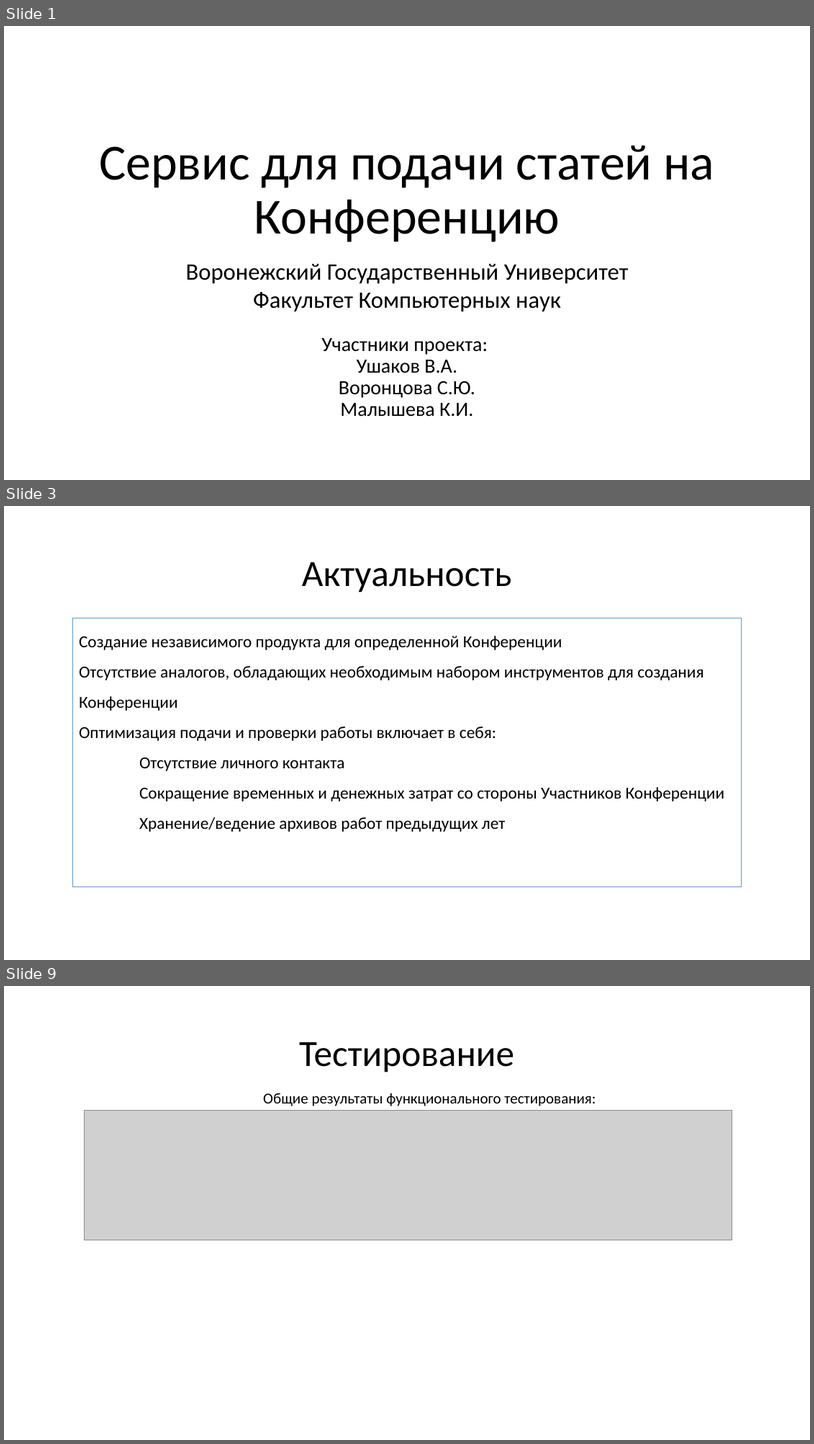
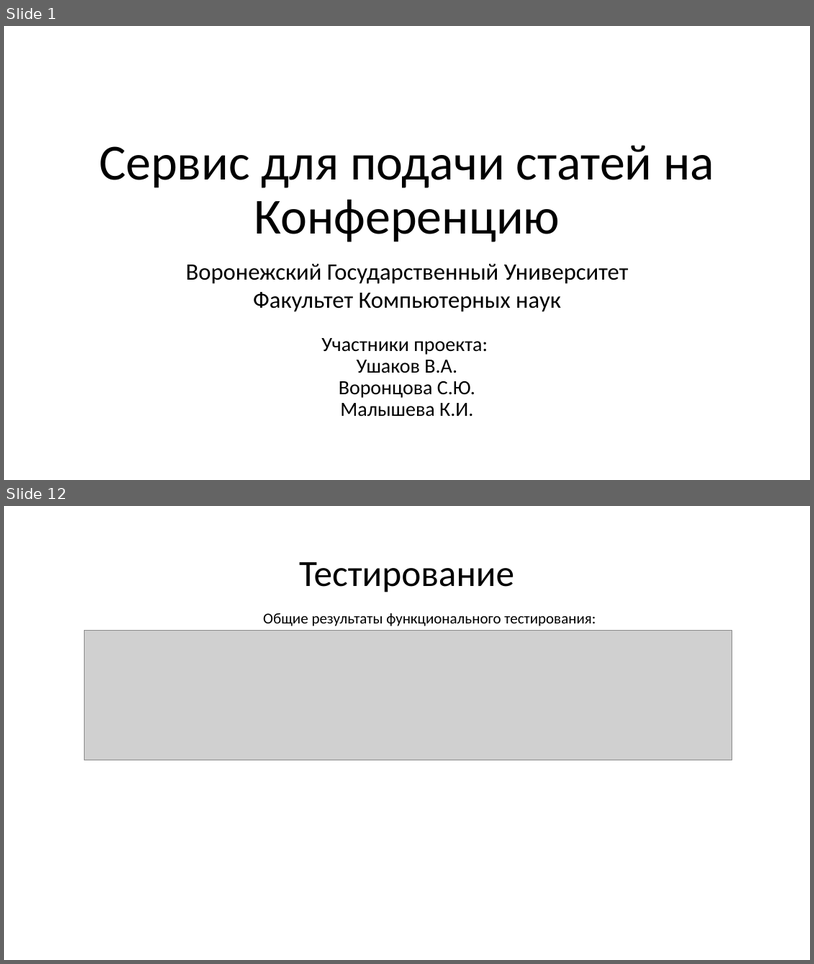
Before and after one commit to AurelVU/Conference-Site-VSU, a slide deck: Презентация.pptx. Shown one above the other, each under a label of ours: slides 1, 3 and 9 before the commit, slides 1 and 12 after it; the slides between them are not shown. The pictures are 814x1444 and 814x964 pixels, drawn with LibreOffice and Linux fonts; fonts in the diff are those of the drawing; grey boxes stand for pictures. Boxes give left, top, right and bottom in pixels: in the first picture for what was removed or moved away, otherwise in the second. Text is boxed around its words. In the diff, an @@ line names an element or a change of style, - is before the commit and + after.

```diff
--- a/Презентация.pptx
+++ b/Презентация.pptx
@@ slide 3 removed at box(4, 506, 810, 960), background #FFFFFF @@
@@ title removed at box(302, 562, 512, 592) @@
-Актуальность
@@ rectangle removed at box(73, 618, 741, 886) @@
-Создание независимого продукта для определенной Конференции
-Отсутствие аналогов, обладающих необходимым набором инструментов для создания Конференции
-Оптимизация подачи и проверки работы включает в себя:
-Отсутствие личного контакта
-Сокращение временных и денежных затрат со стороны Участников Конференции
-Хранение/ведение архивов работ предыдущих лет
@@ what was slide 9 is now slide 12 @@
```
Also in this commit, not shown: 5 slides changed, 6 slides added, 1 other slide removed, 1 other file.
